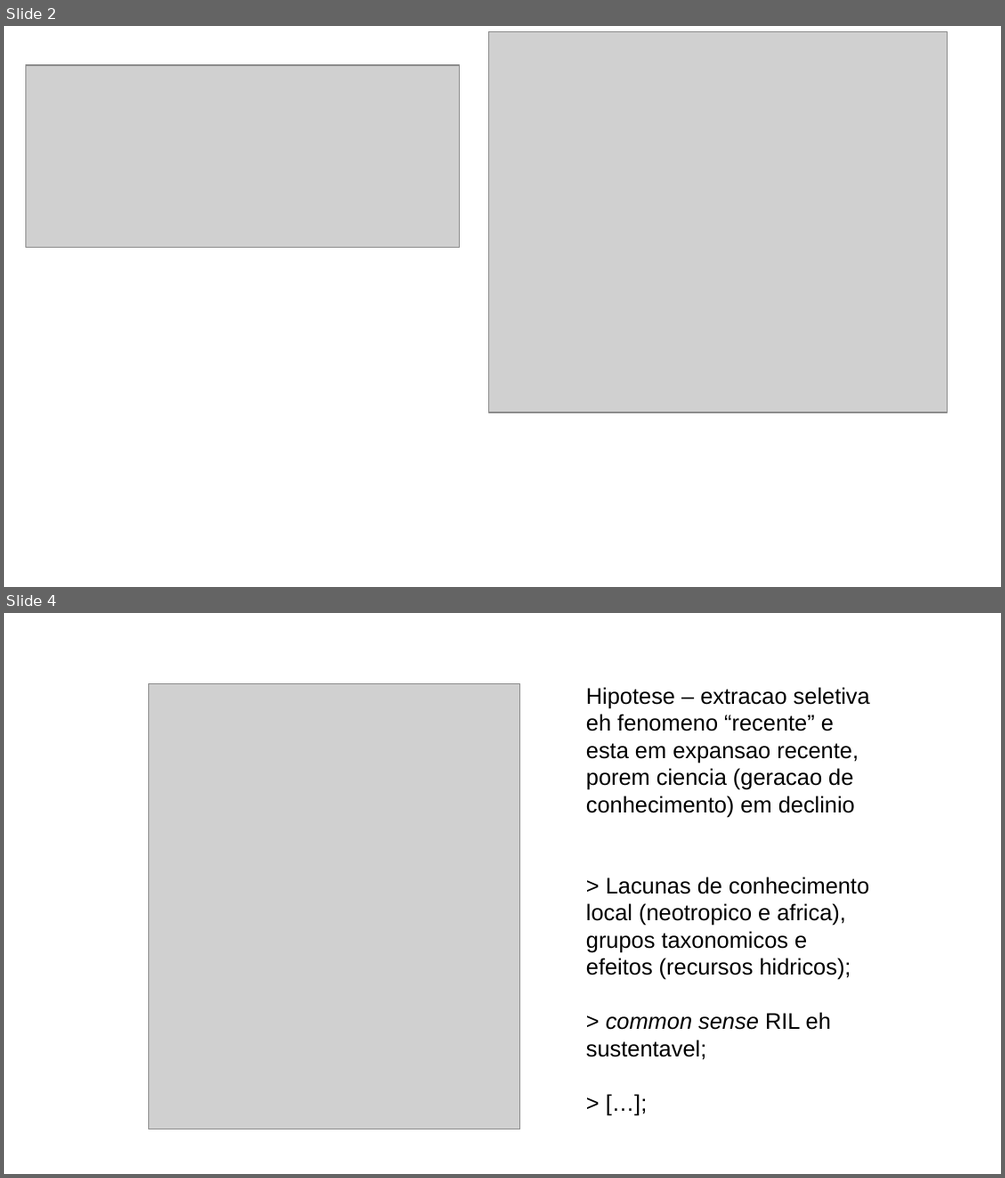
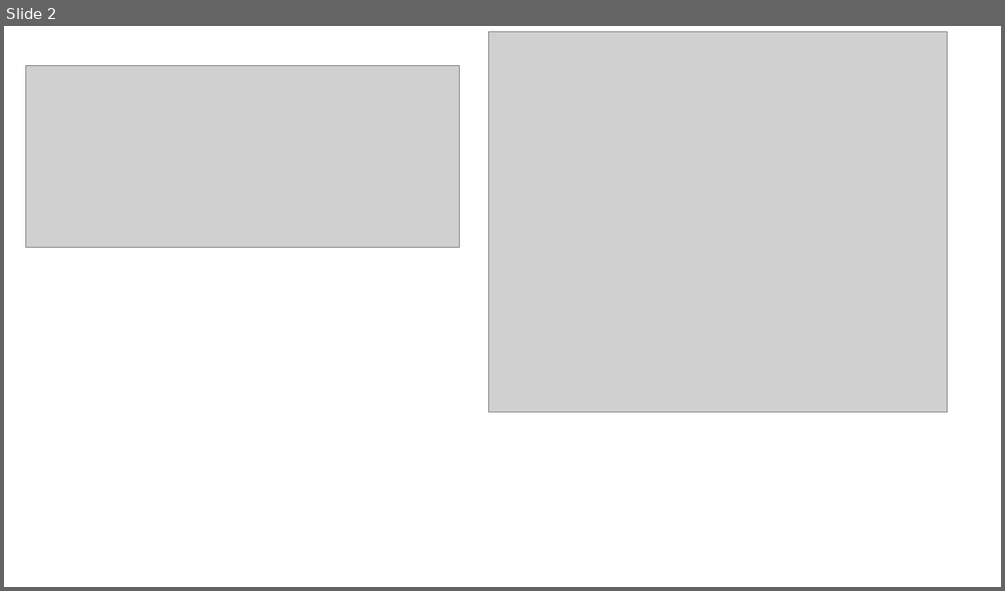
Before and after one commit to miralaba/logging_scientiometrics, a slide deck: results/cienciometria.pptx. Shown one above the other, each under a label of ours: slides 2 and 4 before the commit, slide 2 after it; the slides between them are not shown. The pictures are 1005x1178 and 1005x591 pixels, drawn with LibreOffice and Linux fonts; fonts in the diff are those of the drawing; grey boxes stand for pictures. Boxes give left, top, right and bottom in pixels: in the first picture for what was removed or moved away, otherwise in the second. Text is boxed around its words. In the diff, an @@ line names an element or a change of style, - is before the commit and + after.

```diff
--- a/results/cienciometria.pptx
+++ b/results/cienciometria.pptx
@@ slide 4 removed at (4, 613, 1001, 1174), background #FFFFFF @@
@@ picture removed at (149, 684, 520, 1129) @@
@@ text removed at (586, 687, 870, 1060) @@
-Hipotese – extracao seletiva eh fenomeno “recente” e esta em expansao recente, porem ciencia (geracao de conhecimento) em declinio
-> Lacunas de conhecimento local (neotropico e africa), grupos taxonomicos e efeitos (recursos hidricos);
-> common sense RIL eh sustentavel;
-> […];
```
Also in this commit, not shown: 1 slide changed, 4 slides added, 5 other slides removed, 6 other files.
